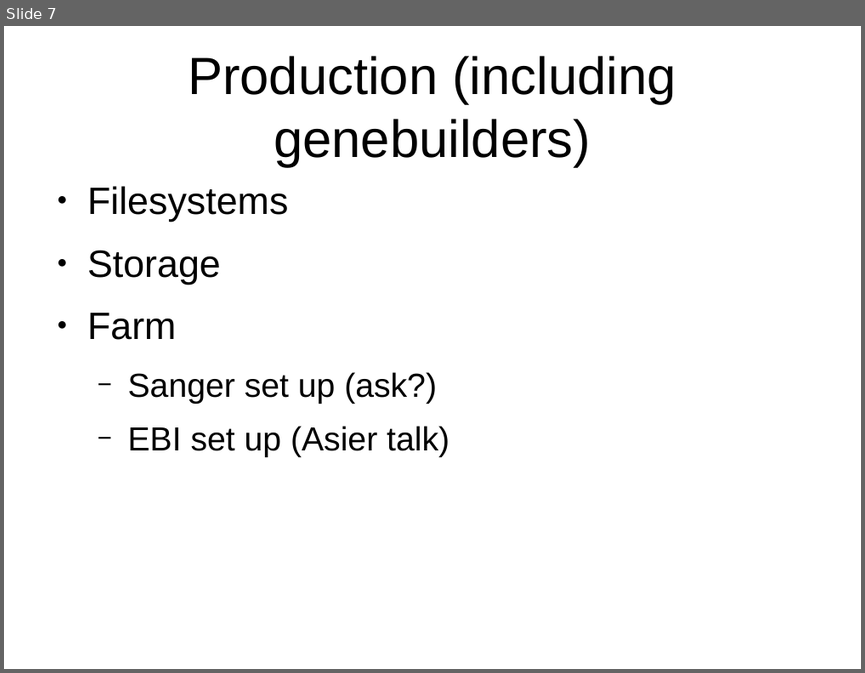
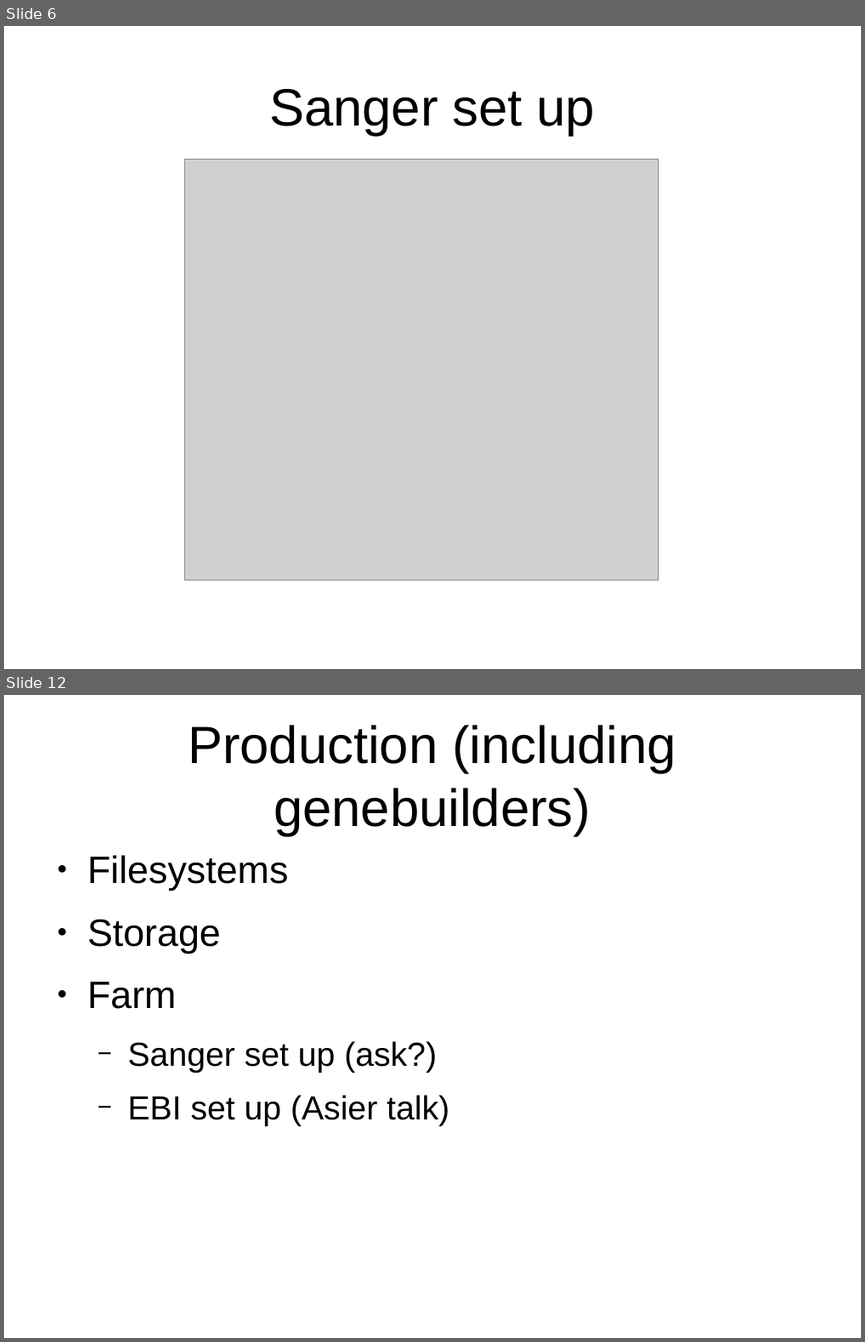
Before and after one commit to avullo/ensembl-migration-pm, a slide deck: data-review-10-16/talk.odp. Shown one above the other, each under a label of ours: slide 7 before the commit, slides 6 and 12 after it; the slides between them are not shown. The pictures are 865x673 and 865x1342 pixels, drawn with LibreOffice and Linux fonts; fonts in the diff are those of the drawing; grey boxes stand for pictures; background and template pictures are left out. Boxes give left, top, right and bottom in pixels: in the first picture for what was removed or moved away, otherwise in the second. Text is boxed around its words. In the diff, an @@ line names an element or a change of style, - is before the commit and + after.

```diff
--- a/data-review-10-16/talk.odp
+++ b/data-review-10-16/talk.odp
@@ slide 6 added at [4,26,861,669], background #FFFFFF @@
@@ title added at [269,89,595,136], 44 pt, text #000000 @@
+Sanger set up
@@ picture added at [185,159,658,579] @@
@@ what was slide 7 is now slide 12 @@
```
Also in this commit, not shown: 2 slides changed, 7 other slides added, 3 slides removed, 2 other files.
